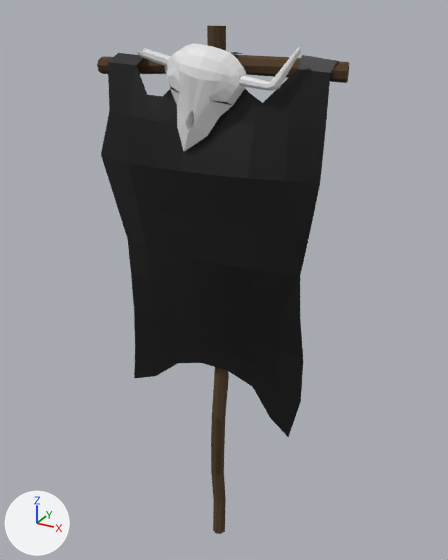
The FBX model Assets/Models/goblinBanner.fbx: old version first, new version second.
Camera for both pictures: a 50 mm camera at (0.721, -1.279, 1.493) aimed at (0.008, 0.017, 0.845). Arrows for +X, +Y and +Z are at lower left; the lights stay in place.

Names of what the first picture shows: 'goblinBanner'.
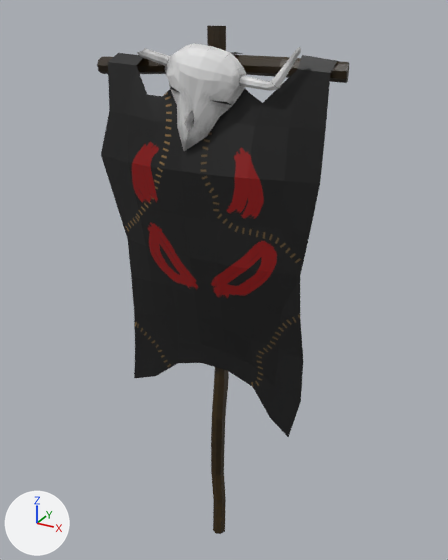
Location of each change, [x1, y1, x2, y2] in pixels of the pictures (448 x 560 px):
```json
{"part": 1, "of": "me_cylinder_004", "change": "recoloured", "before": [97, 26, 349, 534], "after": [97, 26, 349, 534]}
{"part": 2, "of": "me_cylinder_004", "change": "recoloured", "before": [101, 52, 337, 437], "after": [101, 52, 337, 437], "on screen": "black to red"}
{"part": 3, "of": "me_cylinder_004", "change": "recoloured", "before": [137, 43, 301, 151], "after": [137, 43, 301, 151]}
```

Scene script edits in JSON lines:
```json
{"op": "add", "block": "img_goblinbannertexture_png", "code": ["img_goblinbannertexture_png = load_image('goblinBannerTexture.png', '../Textures/goblinBannerTexture.png', 2048, 2048, 'sRGB')"]}
{"op": "add", "block": "mat_goblinbannertexture", "code": ["mat_goblinbannertexture = principled_material('goblinBannerTexture')", "mat_goblinbannertexture.texture = img_goblinbannertexture_png"]}
{"block": "me_cylinder_004", "where": "me_cylinder_004.from_pydata(...)  # 449 vertices, 434 faces; spans x -0.32..0.316, y -0.126..0.032, z 0.0..1.457"}
{"block": "me_cylinder_004", "where": "# used by ob_goblinbanner; location = (0.0, 0.0, 0.0)"}
{"block": "me_cylinder_004", "change": "me_cylinder_004 part 1: all 164 faces that had it switch from mat_brown (brown #523c25) to mat_goblinbannertexture (picture img_goblinbannertexture_png)"}
{"block": "me_cylinder_004", "change": "me_cylinder_004 part 2: all 66 faces that had it switch from mat_black (black #000000) to mat_goblinbannertexture (picture img_goblinbannertexture_png)"}
{"block": "me_cylinder_004", "change": "me_cylinder_004 part 3: all 204 faces that had it switch from mat_material_003 (white #e7e7e7) to mat_goblinbannertexture (picture img_goblinbannertexture_png)"}
```
